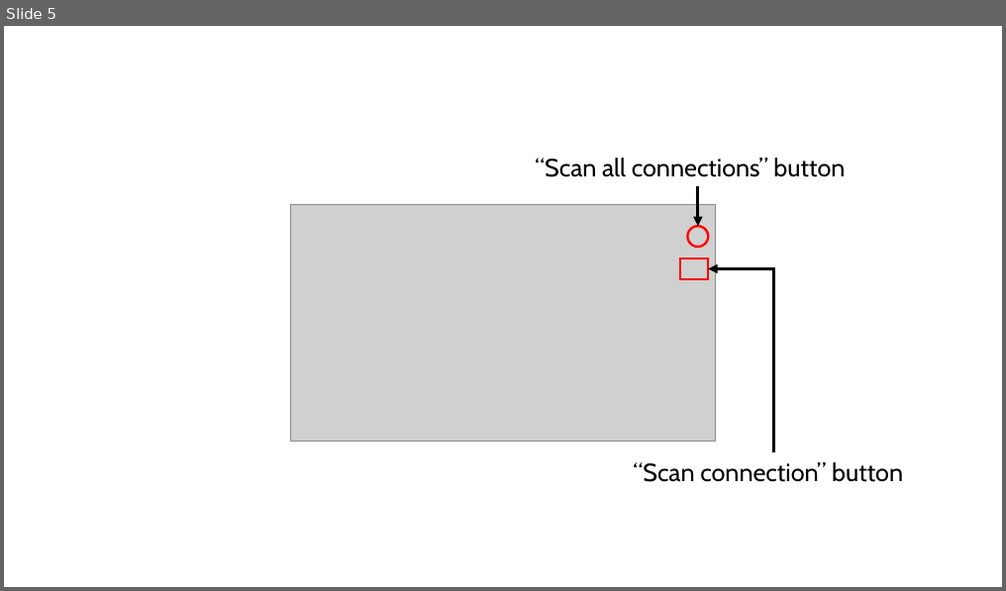
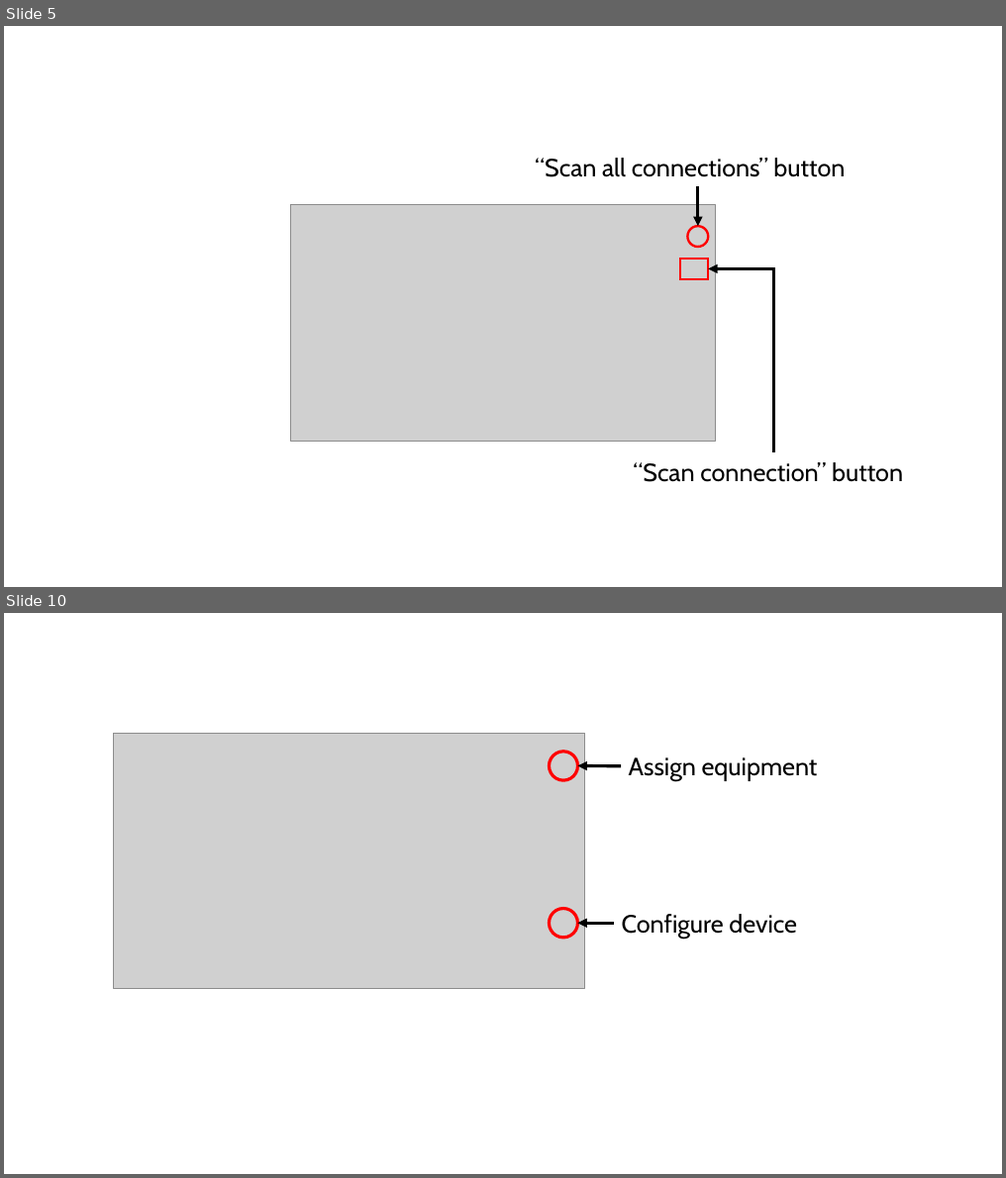
Before and after one commit to LabBench-Society/Protocols, a slide deck: introdemo/Illustrations/Illustrations (Introduction to LabBench).pptx. Shown one above the other, each under a label of ours: slide 5 before the commit, slides 5 and 10 after it; the slides between them are not shown. The pictures are 1006x591 and 1006x1178 pixels, drawn with LibreOffice and Linux fonts; fonts in the diff are those of the drawing; grey boxes stand for pictures. Boxes give left, top, right and bottom in pixels: in the first picture for what was removed or moved away, otherwise in the second. Text is boxed around its words. In the diff, an @@ line names an element or a change of style, - is before the commit and + after.

```diff
--- a/introdemo/Illustrations/Illustrations (Introduction to LabBench).pptx
+++ b/introdemo/Illustrations/Illustrations (Introduction to LabBench).pptx
@@ slide 10 added at bbox=[4, 613, 1002, 1174], background #FFFFFF @@
@@ picture added at bbox=[113, 733, 585, 988] @@
@@ ellipse added at bbox=[549, 752, 577, 780], outline #FF0000 3 pt @@
@@ text added at bbox=[629, 758, 818, 781], 24 pt, text #000000 @@
+Assign equipment
@@ arrow added from (621, 766) to (578, 765), #000000 3 pt @@
@@ ellipse added at bbox=[549, 909, 577, 938], outline #FF0000 3 pt @@
@@ arrow added from (614, 923) to (578, 923), #000000 3 pt @@
@@ text added at bbox=[622, 914, 797, 939], 24 pt, text #000000 @@
+Configure device
```
Also in this commit, not shown: 7 other slides added, 1 slide removed, 1 other file.
